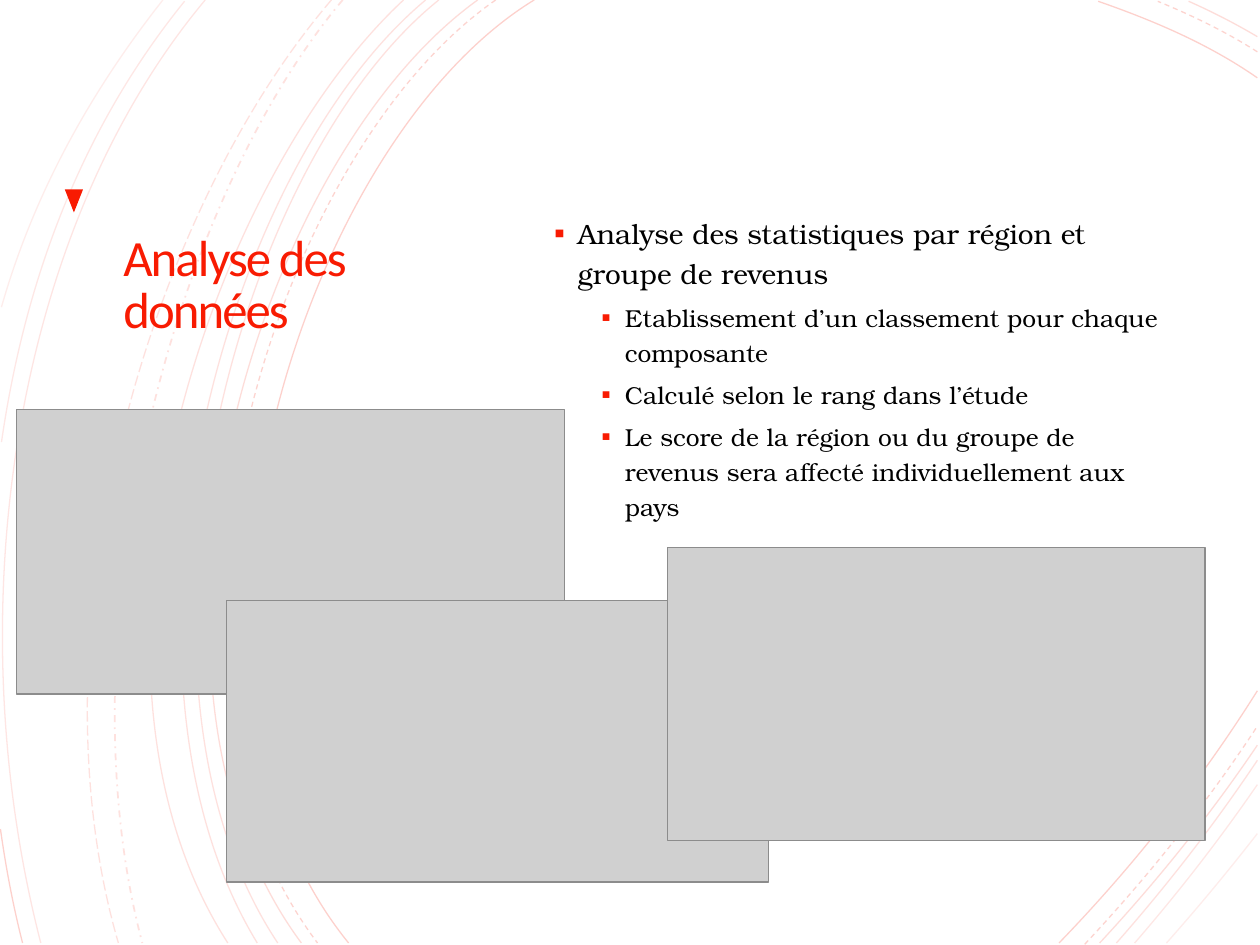
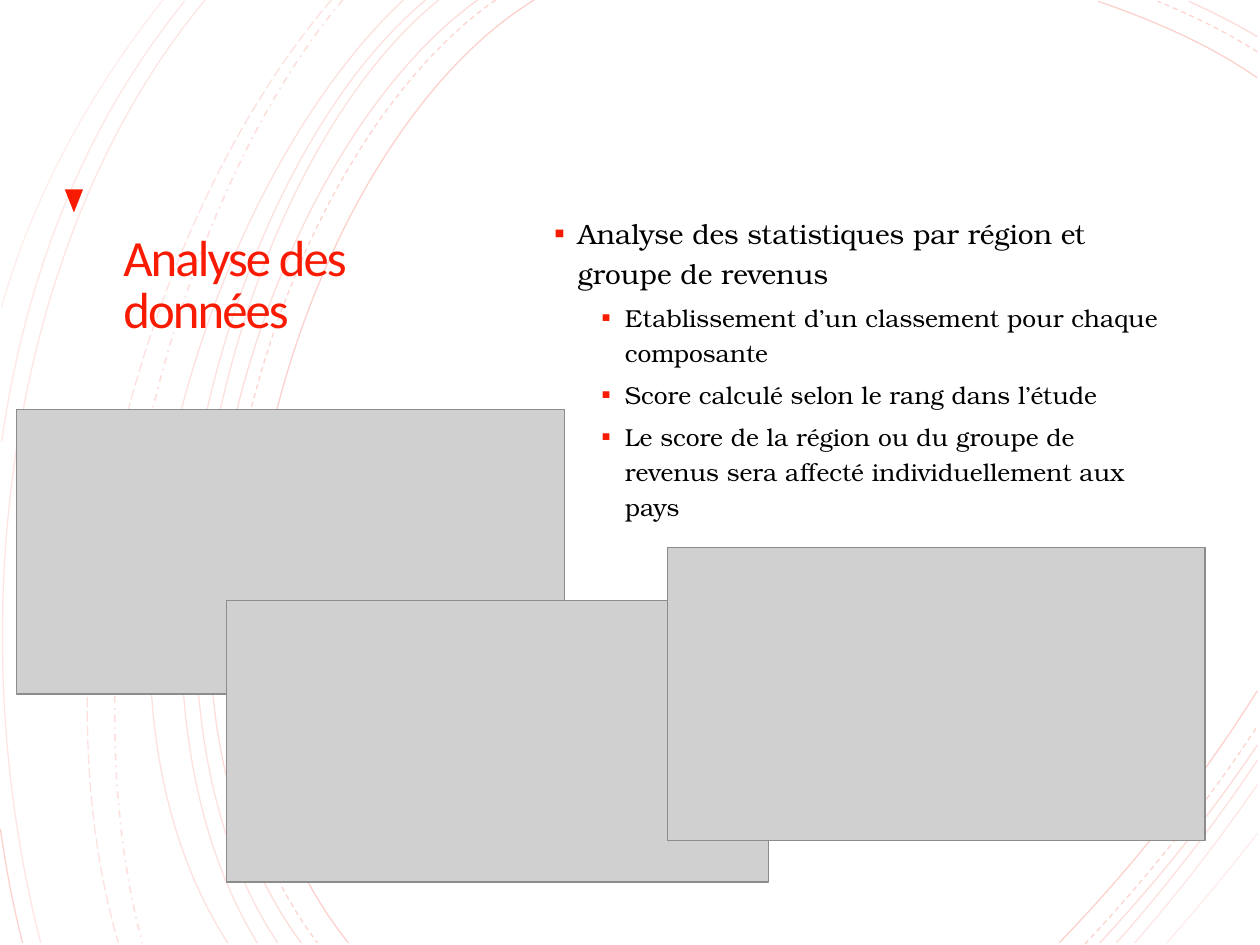
Before and after one commit to lalende/OpenClassRooms-Certification-Data-Scientist, a slide deck: slide 15 of Projet 2 - Analysez des données de systèmes éducatifs/Projet 2.pptx. Drawn at 1260x945 pixels with LibreOffice and Linux fonts; fonts in the diff are those of the drawing; grey boxes stand for pictures. Boxes give left, top, right and bottom in pixels: in the first picture for what was removed or moved away, otherwise in the second. Text is boxed around its words. In the diff, an @@ line names an element or a change of style, - is before the commit and + after.

```diff
--- a/Projet 2 - Analysez des données de systèmes éducatifs/Projet 2.pptx
+++ b/Projet 2 - Analysez des données de systèmes éducatifs/Projet 2.pptx
@@ text at [625, 386, 1097, 410]: text changed @@
-  ▪ Calculé selon le rang dans l’étude
+  ▪ Score calculé selon le rang dans l’étude
```
Also in this commit, not shown: 2 other slides changed.
